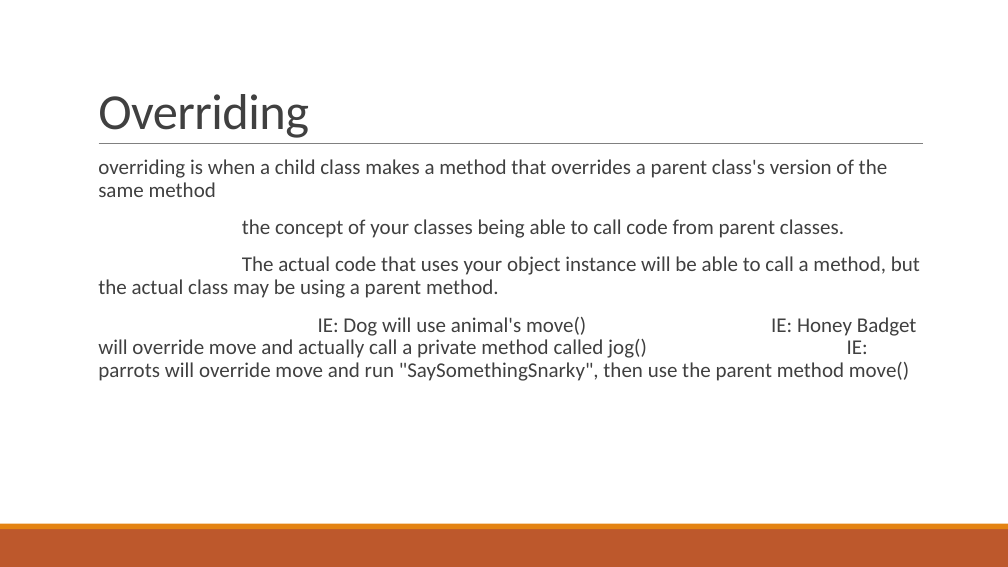
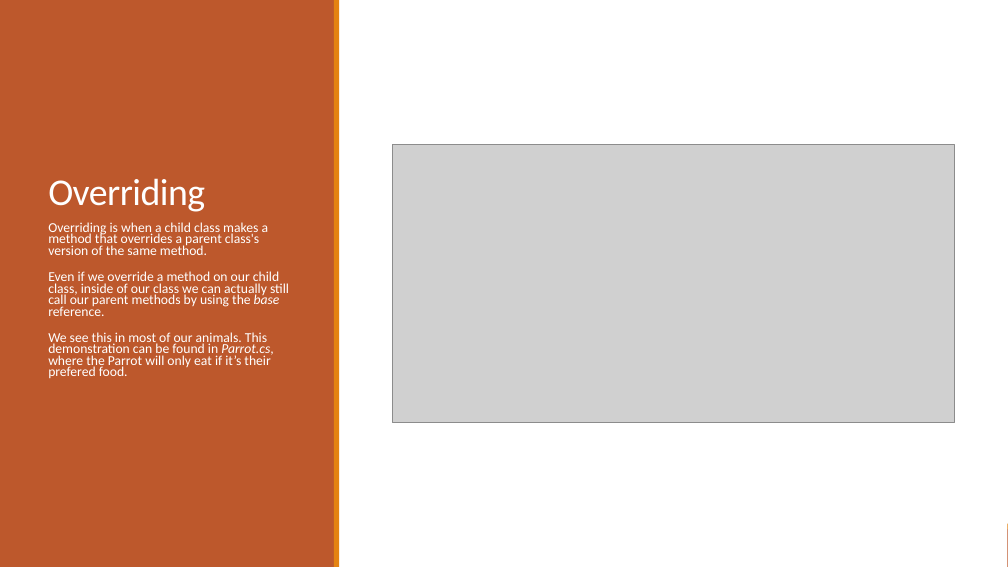
Before and after one commit to Troy-Web-Consulting/twc-training-oop-fundamentals, a slide deck: slide 16 of presentation.pptx. Drawn at 1008x567 pixels with LibreOffice and Linux fonts; fonts in the diff are those of the drawing; grey boxes stand for pictures. Boxes give left, top, right and bottom in pixels: in the first picture for what was removed or moved away, otherwise in the second. Text is boxed around its words. In the diff, an @@ line names an element or a change of style, - is before the commit and + after.

```diff
--- a/presentation.pptx
+++ b/presentation.pptx
@@ rectangle added at (x1=0, y1=0, x2=1008, y2=567), fill #FFFFFF @@
@@ rectangle added at (x1=0, y1=0, x2=335, y2=567), fill #BD582C @@
@@ rectangle added at (x1=334, y1=0, x2=340, y2=567), fill #E48312 @@
@@ title "Overriding" moved from (x1=98, y1=94, x2=309, y2=138) to (x1=48, y1=178, x2=205, y2=212) @@
@@ title "Overriding" at (x1=48, y1=178, x2=205, y2=212): size 48 to 36 pt, text colour #404040 to #FFFFFF @@
@@ line removed from (99, 144) to (923, 144) @@
@@ picture added at (x1=392, y1=144, x2=954, y2=423) @@
@@ text at (x1=48, y1=222, x2=289, y2=378): text changed; size 20 to 13 pt; text colour #404040 to #FFFFFF @@
-  overriding is when a child class makes a method that overrides a parent class's version of the same method
-  the concept of your classes being able to call code from parent classes.
-  The actual code that uses your object instance will be able to call a method, but the actual class may be using a parent method.
-  IE: Dog will use animal's move() IE: Honey Badget will override move and actually call a private method called jog() IE: parrots will override move and run "SaySomethingSnarky", then use the parent method move()
+  Overriding is when a child class makes a method that overrides a parent class's version of the same method.
+  Even if we override a method on our child class, inside of our class we can actually still call our parent methods by using the base reference.
+  We see this in most of our animals. This demonstration can be found in Parrot.cs, where the Parrot will only eat if it’s their prefered food.
```
Also in this commit, not shown: 11 other slides changed, 1 slide added, 1 slide removed, 10 other files.
